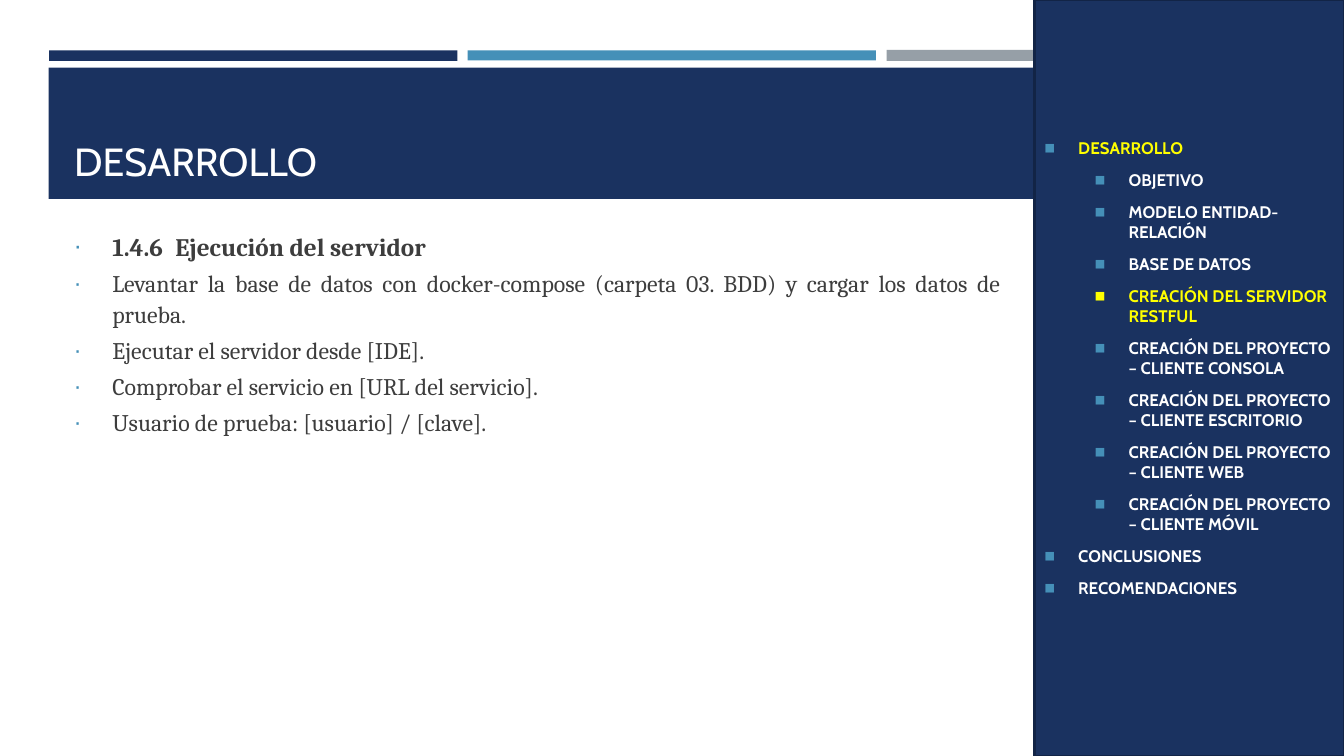
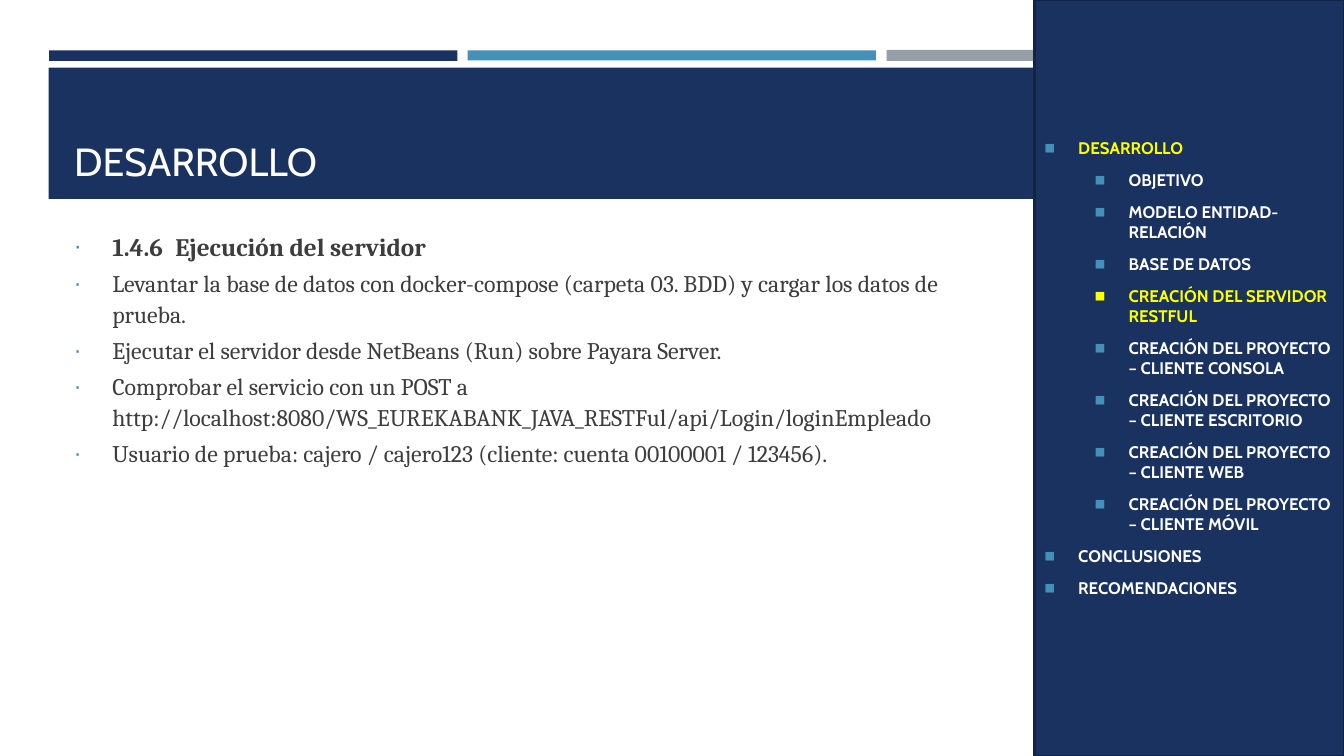
Before and after one commit to IMarcusDev/TI.1.3.-PAO202651_RESTFUL_JAVA_CONBDD_NRC36883_GR04, a slide deck: slide 12 of 05. DOCUMENTACION/PRESENTACION TI.1.3. RESTFUL con BDD en JAVA GR4.pptx. Drawn at 1344x756 pixels with LibreOffice and Linux fonts; fonts in the diff are those of the drawing. Boxes give left, top, right and bottom in pixels: in the first picture for what was removed or moved away, otherwise in the second. Text is boxed around its words. In the diff, an @@ line names an element or a change of style, - is before the commit and + after.

```diff
--- a/05. DOCUMENTACION/PRESENTACION TI.1.3. RESTFUL con BDD en JAVA GR4.pptx
+++ b/05. DOCUMENTACION/PRESENTACION TI.1.3. RESTFUL con BDD en JAVA GR4.pptx
@@ text at box(112, 275, 938, 328): alignment justified to left @@
@@ text at box(112, 342, 931, 467): text changed @@
-∙ Ejecutar el servidor desde [IDE].
-∙ Comprobar el servicio en [URL del servicio].
-∙ Usuario de prueba: [usuario] / [clave].
+∙ Ejecutar el servidor desde NetBeans (Run) sobre Payara Server.
+∙ Comprobar el servicio con un POST a http://localhost:8080/WS_EUREKABANK_JAVA_RESTFul/api/Login/loginEmpleado
+∙ Usuario de prueba: cajero / cajero123 (cliente: cuenta 00100001 / 123456).
```
Also in this commit, not shown: 19 other slides changed, 4 slides added.
